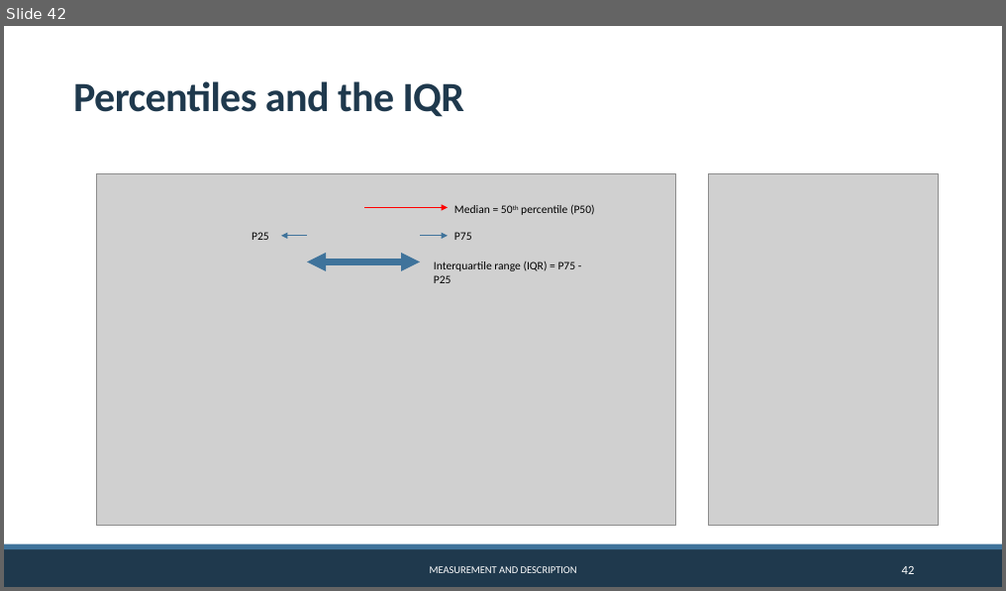
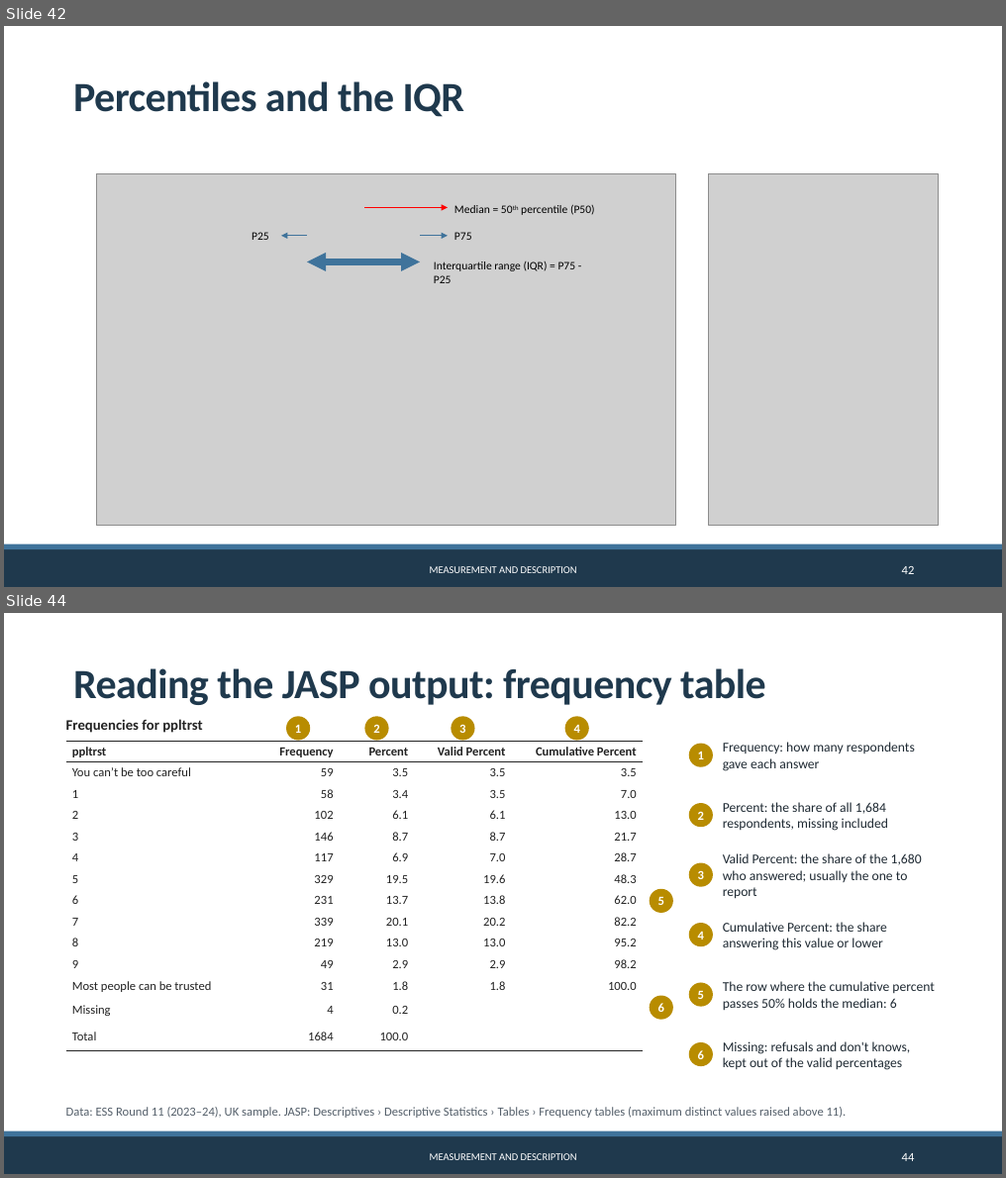
Before and after one commit to CGMoreh/SOC2069-QUANT-26, a slide deck: Materials/Slides/slides_w1.pptx. Shown one above the other, each under a label of ours: slide 42 before the commit, slides 42 and 44 after it; the slides between them are not shown. The pictures are 1006x591 and 1006x1178 pixels, drawn with LibreOffice and Linux fonts; fonts in the diff are those of the drawing; grey boxes stand for pictures; background and template pictures are left out. Boxes give left, top, right and bottom in pixels: in the first picture for what was removed or moved away, otherwise in the second. Text is boxed around its words. In the diff, an @@ line names an element or a change of style, - is before the commit and + after.

```diff
--- a/Materials/Slides/slides_w1.pptx
+++ b/Materials/Slides/slides_w1.pptx
@@ slide 44 added at box(4, 613, 1002, 1174), background #FFFFFF; not listed: 2 template elements that a slide beside it also shows @@
@@ title added at box(73, 668, 766, 705), 40 pt, text #20394E, bold @@
+Reading the JASP output: frequency table
@@ text added at box(66, 719, 202, 733), 14 pt, text #222222, bold @@
+Frequencies for ppltrst
@@ ellipse added at box(286, 716, 310, 741), fill #B88C00, 12 pt, text #FFFFFF, bold @@
+1
@@ ellipse added at box(364, 716, 389, 741), fill #B88C00, 12 pt, text #FFFFFF, bold @@
+2
@@ ellipse added at box(450, 716, 475, 741), fill #B88C00, 12 pt, text #FFFFFF, bold @@
+3
@@ ellipse added at box(565, 716, 589, 741), fill #B88C00, 12 pt, text #FFFFFF, bold @@
+4
@@ table added at box(66, 741, 643, 1045), 14 rows, 5 columns @@
+ppltrst | Frequency | Percent | Valid Percent | Cumulative Percent
+You can’t be too careful | 59 | 3.5 | 3.5 | 3.5
+1 | 58 | 3.4 | 3.5 | 7.0
+2 | 102 | 6.1 | 6.1 | 13.0
+3 | 146 | 8.7 | 8.7 | 21.7
+4 | 117 | 6.9 | 7.0 | 28.7
+5 | 329 | 19.5 | 19.6 | 48.3
+6 | 231 | 13.7 | 13.8 | 62.0
+7 | 339 | 20.1 | 20.2 | 82.2
+8 | 219 | 13.0 | 13.0 | 95.2
+9 | 49 | 2.9 | 2.9 | 98.2
+Most people can be trusted | 31 | 1.8 | 1.8 | 100.0
+Missing | 4 | 0.2 |  | 
+Total | 1684 | 100.0 |  | 
@@ ellipse added at box(689, 744, 713, 767), fill #B88C00, 12 pt, text #FFFFFF, bold @@
+1
@@ text added at box(723, 742, 915, 771), 13 pt, text #1F2A33 @@
+Frequency: how many respondents gave each answer
@@ ellipse added at box(689, 803, 713, 827), fill #B88C00, 12 pt, text #FFFFFF, bold @@
+2
@@ text added at box(723, 802, 888, 831), 13 pt, text #1F2A33 @@
+Percent: the share of all 1,684 respondents, missing included
@@ ellipse added at box(689, 863, 713, 887), fill #B88C00, 12 pt, text #FFFFFF, bold @@
+3
@@ text added at box(723, 854, 922, 899), 13 pt, text #1F2A33 @@
+Valid Percent: the share of the 1,680 who answered; usually the one to report
@@ ellipse added at box(649, 889, 673, 913), fill #B88C00, 12 pt, text #FFFFFF, bold @@
+5
@@ ellipse added at box(689, 923, 713, 947), fill #B88C00, 12 pt, text #FFFFFF, bold @@
+4
@@ text added at box(723, 922, 887, 951), 13 pt, text #1F2A33 @@
+Cumulative Percent: the share answering this value or lower
@@ ellipse added at box(649, 995, 673, 1020), fill #B88C00, 12 pt, text #FFFFFF, bold @@
+6
@@ ellipse added at box(689, 983, 713, 1007), fill #B88C00, 12 pt, text #FFFFFF, bold @@
+5
@@ text added at box(723, 981, 935, 1010), 13 pt, text #1F2A33 @@
+The row where the cumulative percent passes 50% holds the median: 6
@@ ellipse added at box(689, 1043, 713, 1066), fill #B88C00, 12 pt, text #FFFFFF, bold @@
+6
@@ text added at box(723, 1042, 911, 1070), 13 pt, text #1F2A33 @@
+Missing: refusals and don't knows, kept out of the valid percentages
@@ text added at box(66, 1107, 846, 1118), 12 pt, text #55606B @@
+Data: ESS Round 11 (2023–24), UK sample. JASP: Descriptives › Descriptive Statistics › Tables › Frequency tables (maximum distinct values raised above 11).
@@ text added at box(430, 1154, 577, 1160), 10 pt, text #FFFFFF @@
+MEASUREMENT AND DESCRIPTION
@@ page number added at box(902, 1154, 915, 1161), 12 pt, text #FFFFFF @@
+44
```
Also in this commit, not shown: 3 other slides added, 2 slides removed, 36 other files.
